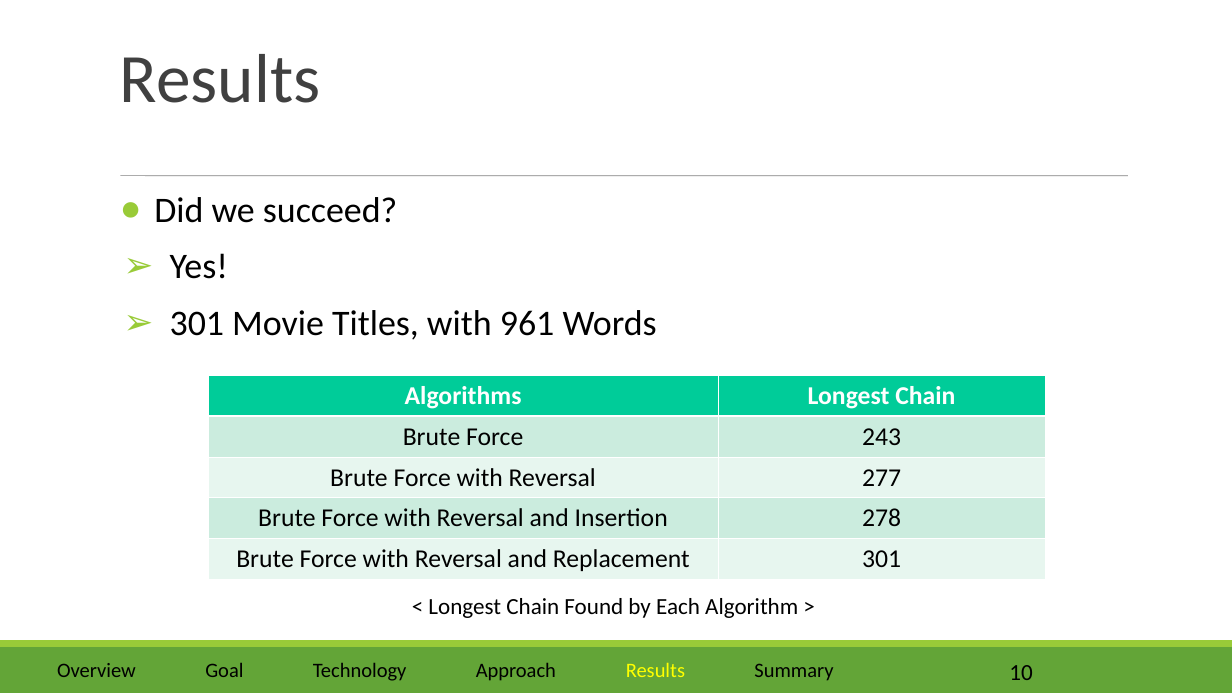
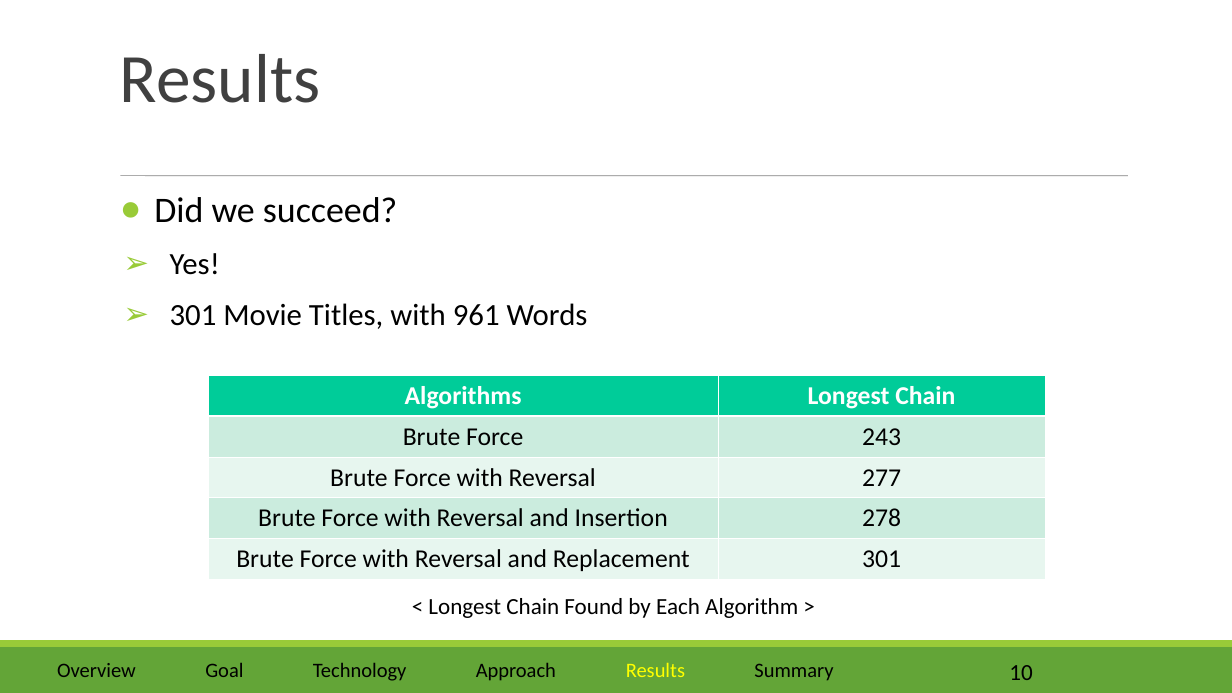
Before and after one commit to sss1/15221Proj, a slide deck: slide 10 of final/pres/15-221 SA5.ppt. Drawn at 1232x693 pixels with LibreOffice and Linux fonts; fonts in the diff are those of the drawing. Boxes give left, top, right and bottom in pixels: in the first picture for what was removed or moved away, otherwise in the second. Text is boxed around its words. In the diff, an @@ line names an element or a change of style, - is before the commit and + after.

```diff
--- a/final/pres/15-221 SA5.ppt
+++ b/final/pres/15-221 SA5.ppt
@@ text at (x1=170, y1=253, x2=588, y2=329): size 28 to 24 pt in "Yes!", "301 Movie Titles, with 961 Words" @@
```
Also in this commit, not shown: 1 other slide changed.
